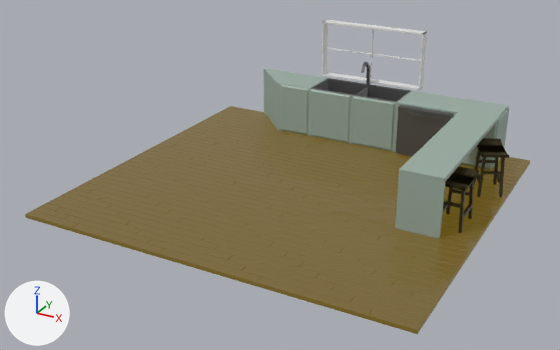
Two versions of the glTF model public/objects/level.gltf, one commit apart.
Both versions are drawn from a camera (50 mm lens) standing at (13.8, -27.1, 13.7) and looking at (-0.5, -1.1, 0.7). The lights are fixed; the arrows at lower left show +X, +Y and +Z. Where no turn or scale is listed for an object, it has been applied to the vertices.

In view in the first picture: 'counter', 'dishWasher', 'floor', 'stool_0', 'stool_1', 'window'.
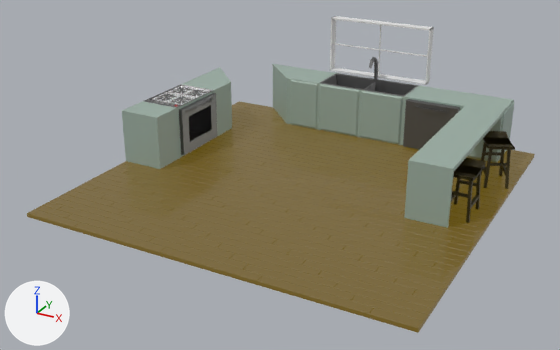
Changed parts and their boxes [x1, y1, x2, y2] in the pictures (560 x 350 px):
'floor', moved, rescaled
    before: [25, 106, 530, 334]
    after: [27, 101, 535, 333]
'counter', deleted
    before: [263, 62, 509, 238]
'counter.001', added
    after: [273, 64, 515, 228]
'counter.002', added
    after: [122, 67, 232, 169]
'window', moved
    before: [322, 20, 427, 90]
    after: [330, 16, 434, 85]
'dishWasher', moved
    before: [395, 105, 453, 156]
    after: [403, 99, 460, 150]
'oven', added
    after: [179, 93, 218, 155]
'stool_0', moved
    before: [443, 166, 479, 233]
    after: [451, 158, 486, 223]
'stool_1', moved
    before: [474, 138, 509, 197]
    after: [481, 131, 515, 189]
'sink', added
    after: [320, 57, 419, 97]
'stove', added
    after: [144, 84, 213, 108]

What the commit changed:
Material 'iron' (mat_iron) is new.
Its base color is (1.0, 1.0, 1.0) (white #ffffff).
Its metallic is 1.0.
Its roughness is 1.0.
Material 'metallic.001' (mat_metallic_001) is new.
Its base color is (0.4, 0.4, 0.4) (grey #aaaaaa).
Its metallic is 1.0.
Its roughness is 0.518.
Material 'button' (mat_button) is new.
Its base color is (0.655, 0.0, 0.0) (red #d40000).
Mesh me_cube_019 is new.
It has 72 vertices, 132 faces and spans x -5.91..6.84, y -8.2..1.0, z -1.21..1.21.
It uses material mat_counter (grey #9cafa4).
Mesh me_cube_009 is new.
It has 364 vertices, 630 faces and spans x -8.01..-6.09, y -7.39..-4.4, z 1.1..1.29.
Faces by material slot: [12, 448, 156, 14].
It uses material mat_metallic (grey #7b7b7b).
It uses material mat_iron (white #ffffff).
It uses material mat_metallic_001 (grey #aaaaaa).
It uses material mat_button (red #d40000).
Mesh me_cube_008 is new.
It has 36 vertices, 66 faces and spans x -7.92..-5.7, y -7.29..-4.5, z -1.09..1.09.
It uses material mat_metallic (grey #7b7b7b).
Mesh me_cube_007 is new.
It has 22 vertices, 36 faces and spans x -8.01..-6.09, y -8.89..-0.92, z -1.21..1.21.
It uses material mat_counter (grey #9cafa4).
Mesh me_cube_002_1 is new.
It has 45 vertices, 78 faces and spans x -2.2..2.2, y -1.0..1.0, z 0.27..2.44.
It uses material mat_metallic (grey #7b7b7b).
Object 'floor' (ob_floor) moves from (0.0, -2.83, 0.0) to (0.0, -2.45, 0.0).
Object 'floor' (ob_floor) is rescaled from (8.03, 9.84, 0.072) to (8.03, 10.4, 0.072).
Object 'window' (ob_window) moves from (0.0, 7.23, 3.95) to (0.0, 8.21, 3.95).
Object 'counter' (ob_counter) is deleted.
Object 'stool_0' (ob_stool_0) moves from (6.86, -0.69, 1.77) to (6.86, 0.28, 1.77).
Object 'stool_1' (ob_stool_1) moves from (7.16, 2.88, 1.77) to (7.16, 3.86, 1.77).
Object 'dishWasher' (ob_dishwasher) moves from (0.0, 5.99, 1.31) to (0.0, 6.97, 1.31).
Object 'counter.001' (ob_counter_001) is new; it shows me_cube_019.
Its location is (0.0, 6.97, 1.31).
Object 'stove' (ob_stove) is new; it shows me_cube_009.
Its location is (0.0, 6.97, 1.31).
Object 'oven' (ob_oven) is new; it shows me_cube_008.
Its location is (0.0, 6.97, 1.31).
Object 'counter.002' (ob_counter_002) is new; it shows me_cube_007.
Its location is (0.0, 6.97, 1.31).
Object 'sink' (ob_sink) is new; it shows me_cube_002_1.
Its location is (0.0, 6.97, 1.31).
